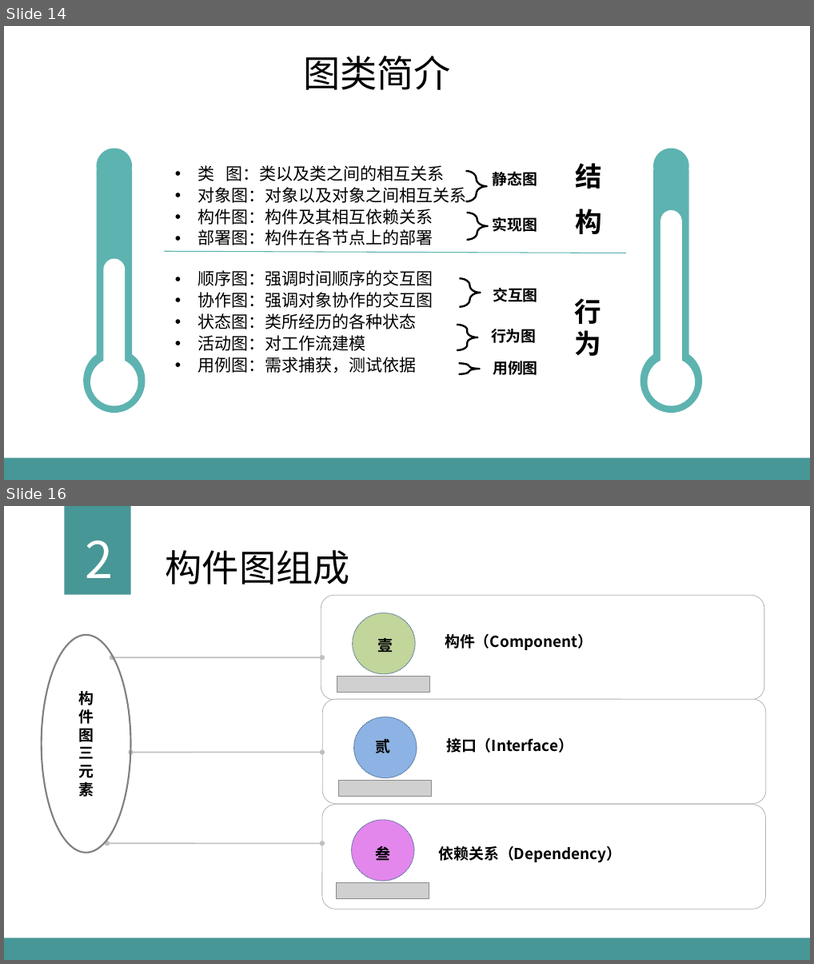
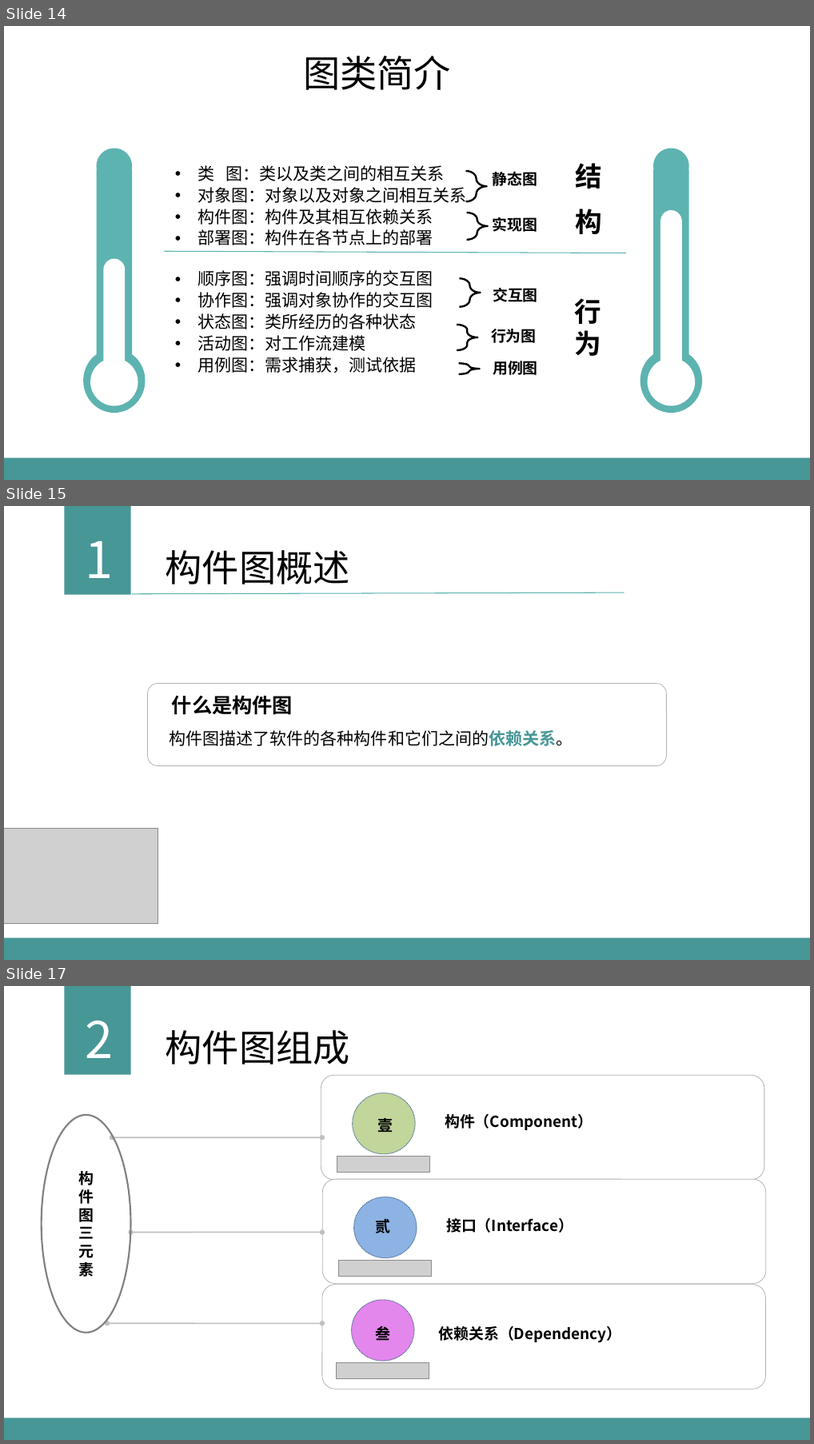
Before and after one commit to sun2009/PRD2018-G16, a slide deck: 受控文档/PPT/UML基础III0.3.0.pptx. Shown one above the other, each under a label of ours: slides 14 and 16 before the commit, slides 14, 15 and 17 after it; the slides between them are not shown. The pictures are 814x964 and 814x1444 pixels, drawn with LibreOffice and Linux fonts; fonts in the diff are those of the drawing; grey boxes stand for pictures. Boxes give left, top, right and bottom in pixels: in the first picture for what was removed or moved away, otherwise in the second. Text is boxed around its words. In the diff, an @@ line names an element or a change of style, - is before the commit and + after.

```diff
--- a/受控文档/PPT/UML基础III0.3.0.pptx
+++ b/受控文档/PPT/UML基础III0.3.0.pptx
@@ slide 15 added at (x1=4, y1=506, x2=810, y2=960), background #FFFFFF @@
@@ rectangle added at (x1=65, y1=506, x2=131, y2=595), fill #479796 @@
@@ text added at (x1=86, y1=541, x2=114, y2=578), 60 pt, text #FFFFFF @@
+1
@@ text added at (x1=166, y1=550, x2=350, y2=584), 44 pt, text #000000 @@
+构件图概述
@@ line added from (132, 594) to (625, 592), #5DB3B0 1 pt @@
@@ rounded rectangle added at (x1=147, y1=684, x2=666, y2=765), fill #FFFFFF, outline #B2B2B2 0.75 pt @@
@@ text added at (x1=172, y1=695, x2=293, y2=715), 24 pt, text #000000, bold @@
+什么是构件图
@@ text added at (x1=170, y1=730, x2=574, y2=746), 20 pt, text #000000 @@
+构件图描述了软件的各种构件和它们之间的依赖关系。
@@ picture added at (x1=4, y1=828, x2=158, y2=924) @@
@@ rectangle added at (x1=4, y1=938, x2=810, y2=960), fill #479796 @@
@@ what was slide 16 is now slide 17 @@
```
Also in this commit, not shown: 9 slides changed.
